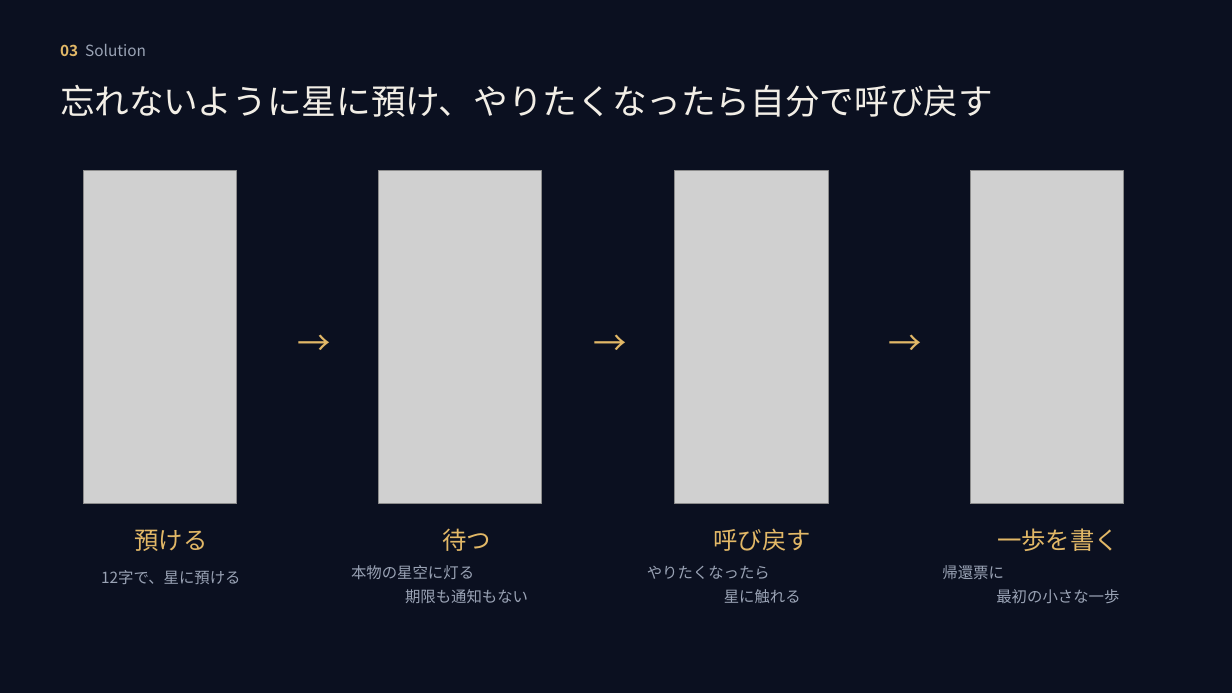
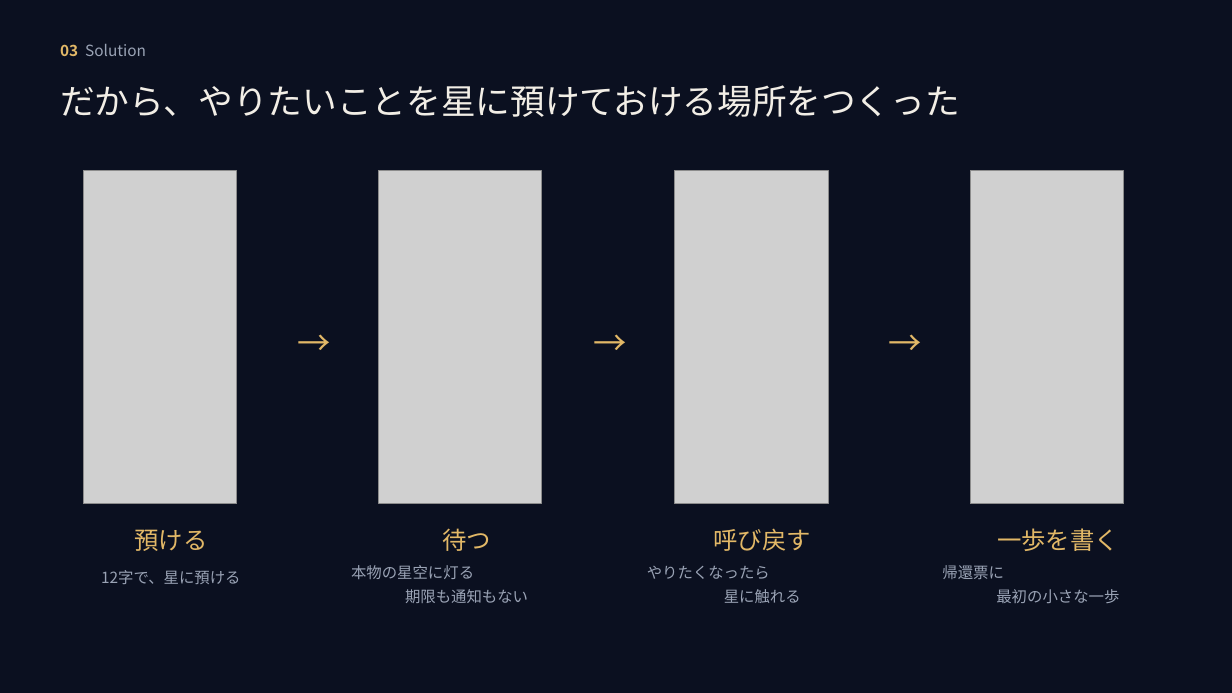
Before and after one commit to mai-san447/hello-earth-25143, a slide deck: slide 4 of deliverables/2026-10-11-gga-selection/MORUNE25143_GGAセレクション_2026-10-12.pptx. Drawn at 1232x693 pixels with LibreOffice and Linux fonts; fonts in the diff are those of the drawing; grey boxes stand for pictures. Boxes give left, top, right and bottom in pixels: in the first picture for what was removed or moved away, otherwise in the second. Text is boxed around its words. In the diff, an @@ line names an element or a change of style, - is before the commit and + after.

```diff
--- a/deliverables/2026-10-11-gga-selection/MORUNE25143_GGAセレクション_2026-10-12.pptx
+++ b/deliverables/2026-10-11-gga-selection/MORUNE25143_GGAセレクション_2026-10-12.pptx
@@ text at [60, 85, 960, 117]: text changed @@
-忘れないように星に預け、やりたくなったら自分で呼び戻す
+だから、やりたいことを星に預けておける場所をつくった
```
Also in this commit, not shown: 7 other slides changed, 1 slide added, 5 other files.
